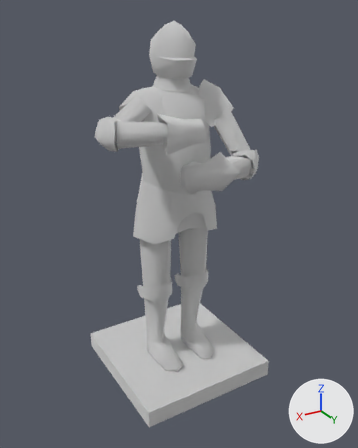
Before and after pictures for a commit that changed the glTF model entities/enemies/living_armor/mesh/living_armor_01_sk.glb.
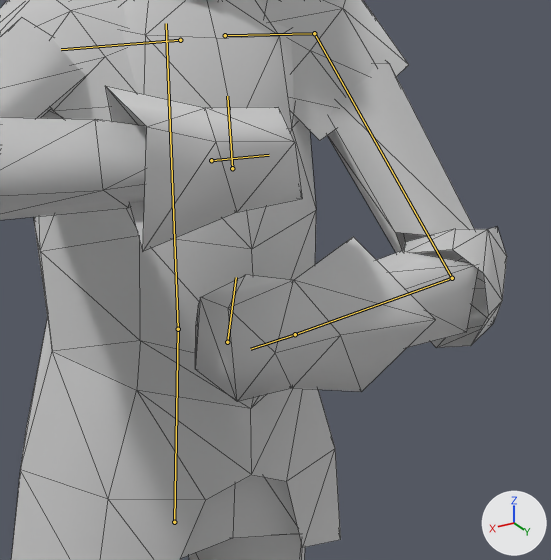
Each version appears first whole from a 50 mm camera at (1.294, 2.194, 2.024) aimed at (0.013, 0.059, 0.957), and next in a close-up on the part from 36% to 75% of the width and 20% to 52% of the height. Every picture has the same lights, and +X, +Y and +Z are marked at lower right. The first two pictures are the older version. Both versions are drawn at frame 0 of the action 'idle.001'; the numbers are the values there. The bones that change, and the others that lie on the model, are drawn over the model as lines in the close-ups. The close-ups show mesh edges as thin lines.

In view in the first close-up: 'living_armor_mesh.001'.
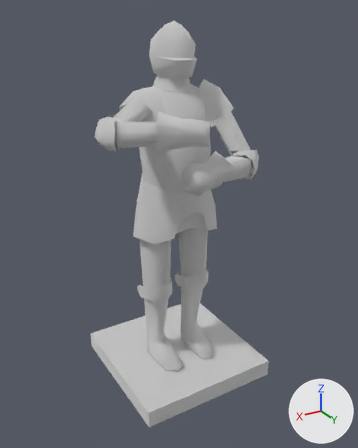
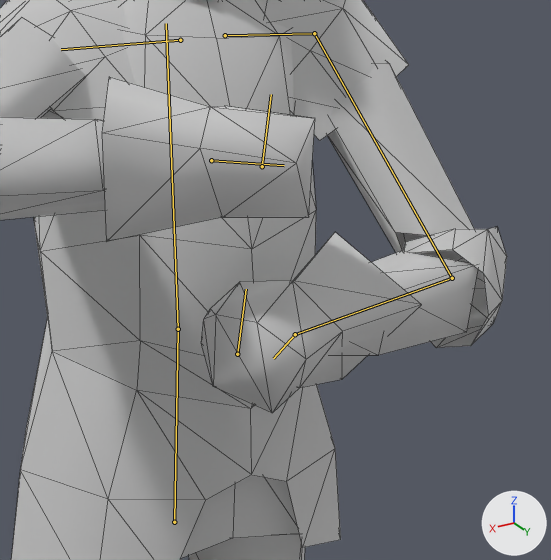
What differs and where, as boxes (x1, y1, x2, y2) in the close-ups (551 x 560 px):
'living_armor_mesh.001', posed: (0, 0, 507, 560) in both
bone 'hand_L.001', root to tip: before (295, 334) to (250, 349); after (295, 334) to (273, 358)
bone 'hand_R.001', root to tip: before (211, 160) to (269, 155); after (211, 160) to (284, 165)

The edits, one by one:
Bone 'hand_L.001' (bone_hand_l_001) turns from (0, 4, 0) to (22, 4, 0) degrees about its own x, y and z.
Bone 'hand_R.001' (bone_hand_r_001) turns from (-34, 15, 0) to (-6, 26, -9) degrees about its own x, y and z.
